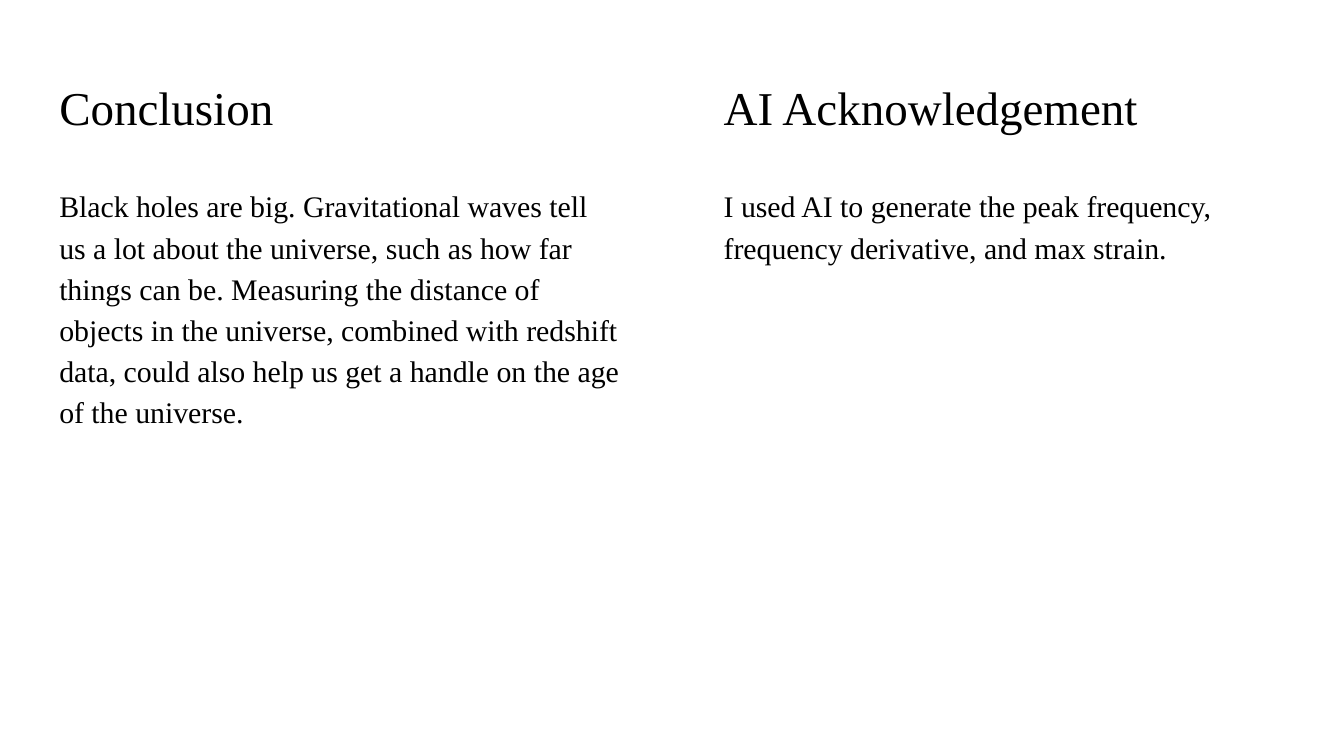
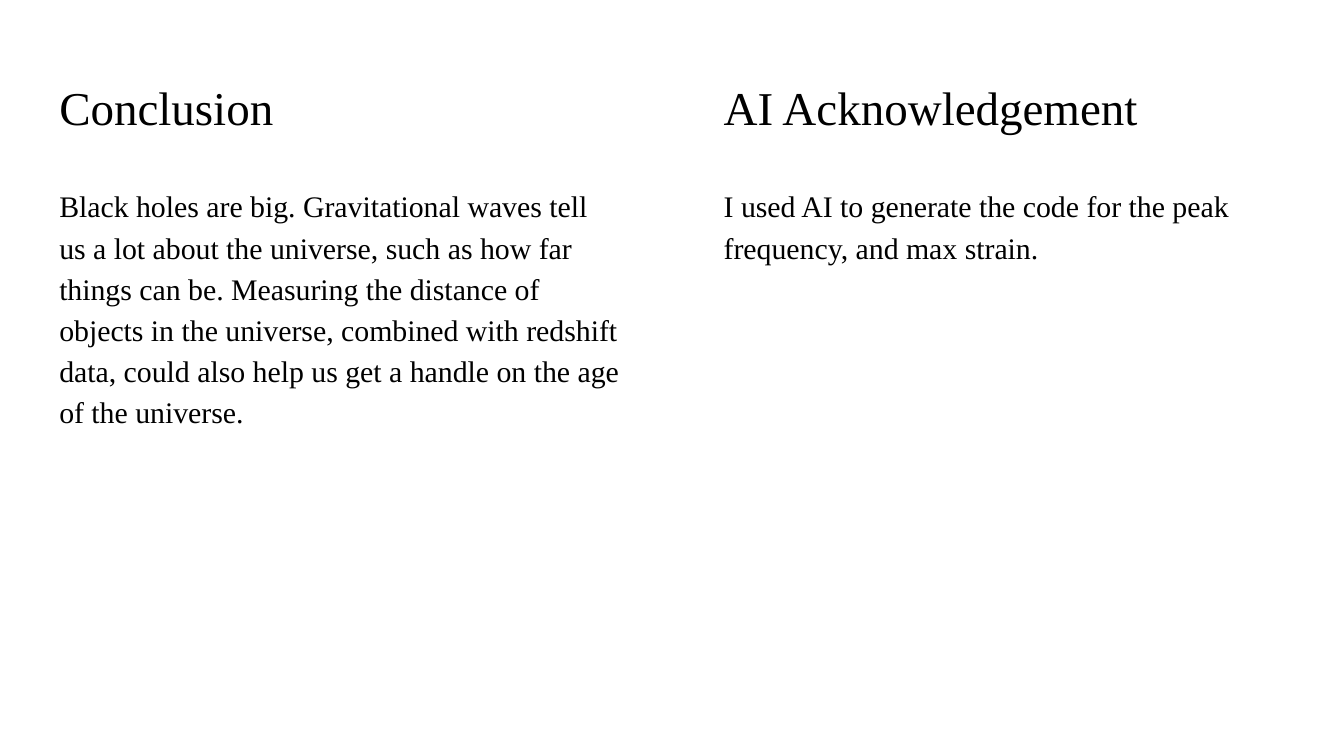
Before and after one commit to sawible/AHHHHHHHHHHH, a slide deck: slide 7 of Grav Wave/Gravitational Waves.pptx. Drawn at 1344x756 pixels with LibreOffice and Linux fonts; fonts in the diff are those of the drawing. Boxes give left, top, right and bottom in pixels: in the first picture for what was removed or moved away, otherwise in the second. Text is boxed around its words. In the diff, an @@ line names an element or a change of style, - is before the commit and + after.

```diff
--- a/Grav Wave/Gravitational Waves.pptx
+++ b/Grav Wave/Gravitational Waves.pptx
@@ text at [724, 196, 1228, 265]: text changed @@
-I used AI to generate the peak frequency, frequency derivative, and max strain.
+I used AI to generate the code for the peak frequency, and max strain.
```
Also in this commit, not shown: 2 other slides changed, 2 slides added, 2 slides removed, 4 other files.
